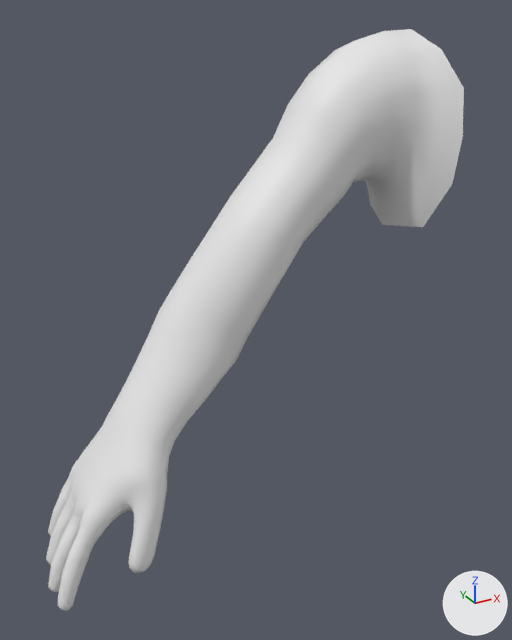
A saved change to the Blender file Bodies/Bodies_Human/Bodies_Human_Males/Body_Human_Male_Normal/Body_Human_Male_Normal_ArmRight.blend.
One viewpoint serves both versions: a 50 mm lens placed at (-0.779, -0.738, 1.51), pointed at (-0.376, -0.006, 1.144). Arrows for +X, +Y and +Z are at lower right; the lights stay in place. The picture after the commit comes second.

The first picture shows 'Body_Human_Male_Normal_ArmRight'.
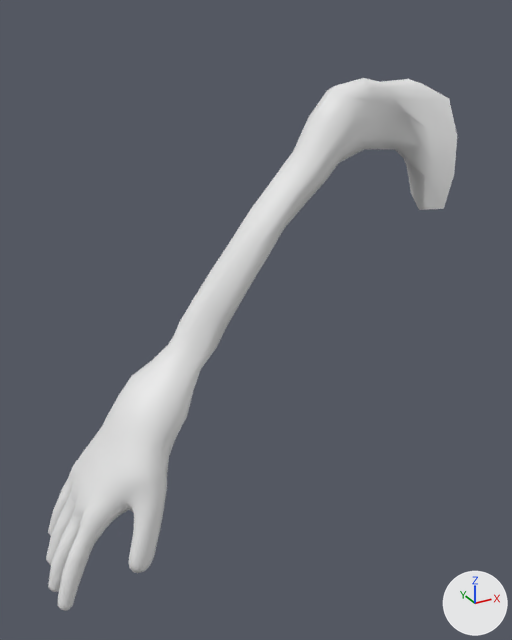
The newer file adds a shape key; the second version is drawn at full value of the shape key 'BlendShape_Sleeves_Default' of 'Body_Human_Male_Normal_ArmRight', and the change is written as the vertex moves it makes.

The change, as a list of edits to the scene's bpy script:
```text
Change me_body_human_male_normal_armright:
    used by ob_body_human_male_normal_armright; location = (0.0, 0.0, 0.0)
    remove me_body_human_male_normal_armright.from_pydata(...)  # 765 vertices, 809 faces; spans x -0.676..-0.13, y -0.091..0.102, z 0.821..1.487
    add me_body_human_male_normal_armright.from_pydata(...)  # 765 vertices, 809 faces; spans x -0.676..-0.099, y -0.091..0.09, z 0.821..1.431
    me_body_human_male_normal_armright part 1: 197 of 765 vertices moved; they spanned x -0.54..-0.13, y -0.091..0.102, z 1.028..1.487 and now span x -0.537..-0.099, y -0.049..0.066, z 1.03..1.431; mean shift (0.007, -0.001, -0.001); largest move (-0.178, -0.048, 1.277) -> (-0.122, -0.028, 1.289)
```

What differs and where, as boxes [x1, y1, x2, y2] in the pictures (512 x 640 px; the box of a moved part takes in the faces that stretch with it):
'Body_Human_Male_Normal_ArmRight', reshaped (8% shorter): before [46, 29, 464, 611]; after [46, 78, 457, 611]
part 1 of me_body_human_male_normal_armright, moved or reshaped: before [119, 29, 464, 440]; after [119, 78, 457, 439]
